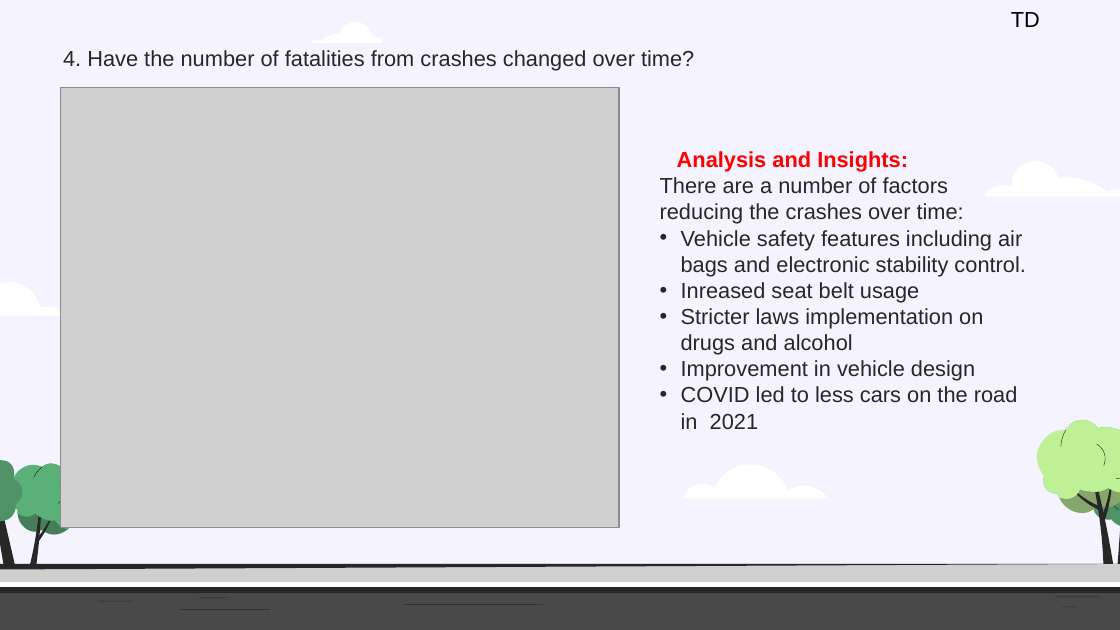
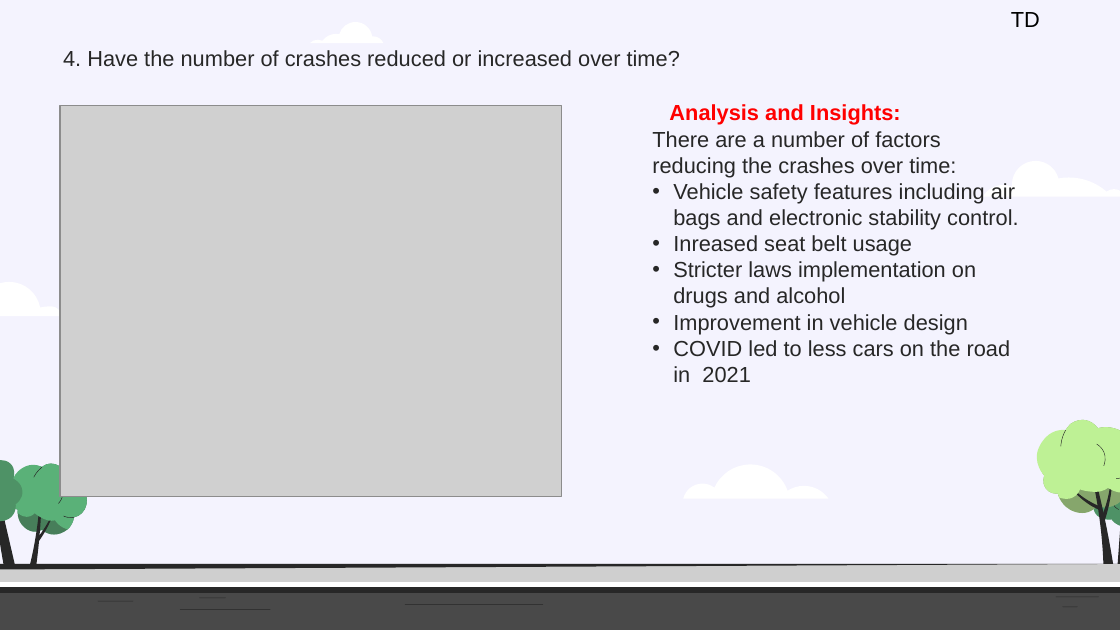
Before and after one commit to Kapedes/project-1-group-2, a slide deck: slide 8 of Insights and analysis of Crash Statistics in Australia.pptx. Drawn at 1120x630 pixels with LibreOffice and Linux fonts; fonts in the diff are those of the drawing; grey boxes stand for pictures. Boxes give left, top, right and bottom in pixels: in the first picture for what was removed or moved away, otherwise in the second. Text is boxed around its words. In the diff, an @@ line names an element or a change of style, - is before the commit and + after.

```diff
--- a/Insights and analysis of Crash Statistics in Australia.pptx
+++ b/Insights and analysis of Crash Statistics in Australia.pptx
@@ text at box(63, 50, 680, 67): text changed @@
-4. Have the number of fatalities from crashes changed over time?
+4. Have the number of crashes reduced or increased over time?
@@ subtitle "Analysis and Insights:": place and size @@
-subtitle "Analysis and Insights:" at box(660, 151, 1025, 430)
+subtitle "Analysis and Insights:" at box(652, 104, 1018, 383)
@@ picture: place and size @@
-picture at box(60, 87, 618, 526)
+picture at box(60, 105, 562, 496)
@@ freeform shape added at box(64, 516, 75, 519), fill #272727 @@
```
Also in this commit, not shown: 11 other slides changed, 1 other file.
